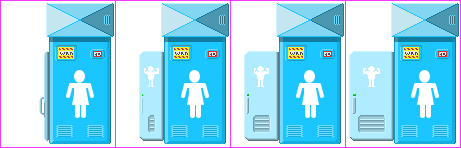
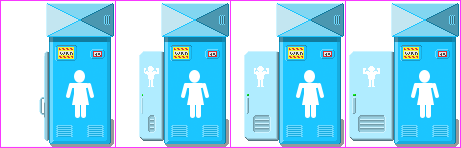
The second w=461, h=148 image is a revision of the first. Changes to its layers:
added layer "Ground shadow" in group "Ladies room - Closed" over <box>50,119,114,147</box>
added layer "Ground shadow copy" in group "Ladies room - Open 1" over <box>165,119,229,147</box>
added layer "Ground shadow copy 3" in group "Ladies room - Open 2" over <box>280,119,344,147</box>
added layer "Ground shadow copy 2" in group "Ladies room - Open 3" over <box>395,119,459,147</box>
